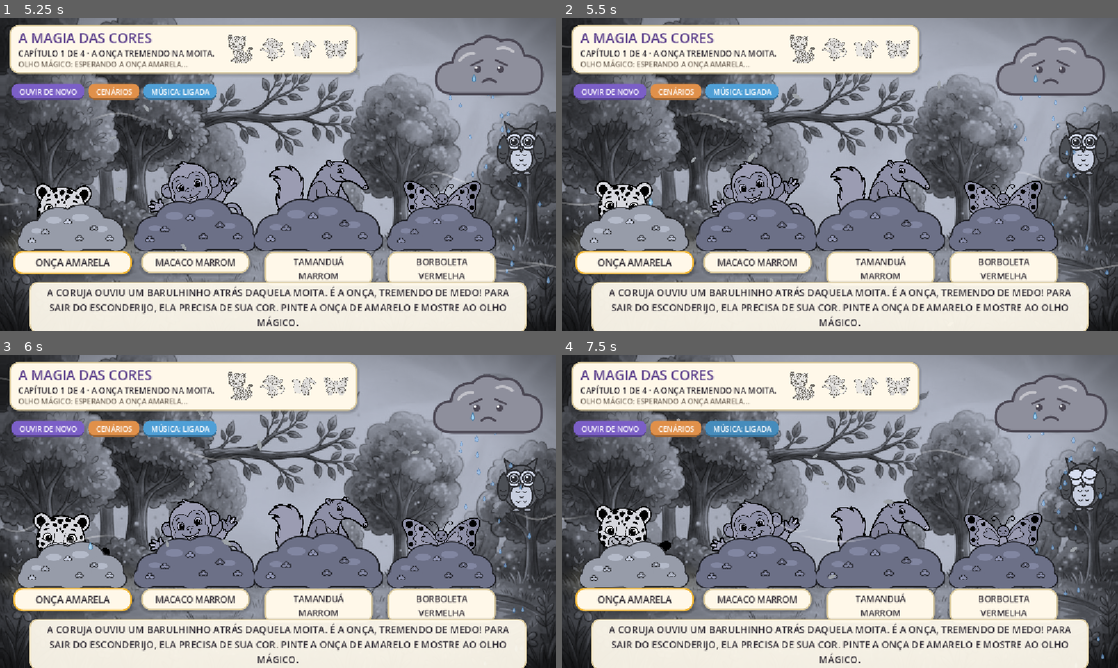
Above: before the commit, frames 1-4 (two rows, left to right).
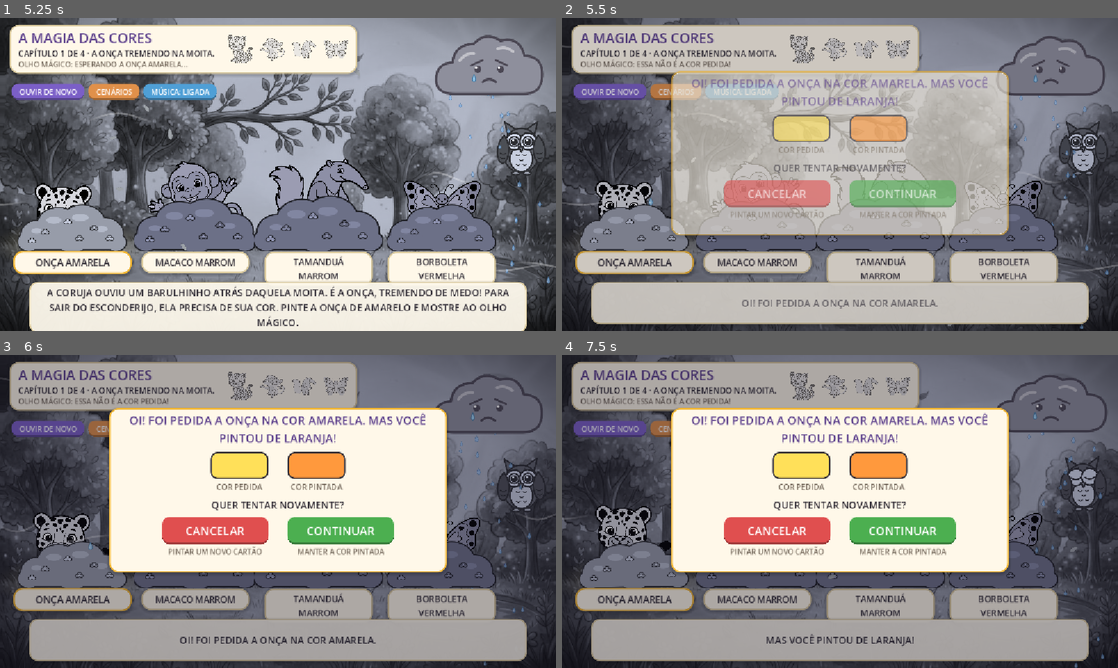
Above: after the commit, the same moments.

Repository: thnepomuceno/zoo
Game: Godot game, scene res://godot/scenes/menu.tscn
Two runs of this game, one before a commit and one after it. Both use one fixed random seed, a clock stepped at 60 frames per second and the inputs below.
Inputs (mouse positions are in pixels of both pictures, inside the frame that each line leads up to):
- Up to frame 1 (5.25 s): click "PINTURA COM CORES PREDEFINIDAS" at 0.5 s; click "VAMOS PINTAR!" at 1.25 s; tap Enter at 2, 2.1 s; move the mouse to (400, 158) at 2.02 s; hold Right 2.03-2.78 s; click (400, 158) at 2.17 s; tap Space at 2.27, 2.57, 3.02, 3.32, 4.52, 4.82 s; tap Keypad Enter at 2.3, 2.85 s; move the mouse to (166, 190) at 2.77 s; hold Left 2.78-3.53 s; click (166, 190) at 2.92 s; tap G at 3.05, 3.6 s; move the mouse to (333, 105) at 3.52 s; hold Right 3.53-5.03 s; click (333, 105) at 3.67 s; tap Backspace at 3.8, 4.35 s; move the mouse to (250, 237) at 4.27 s; click (250, 237) at 4.42 s; tap R at 4.55, 5.1 s; move the mouse to (444, 221) at 5.02 s; hold Left from 5.03 s (still down); click (444, 221) at 5.17 s
- Up to frame 2 (5.5 s): keep holding Left; tap Space at 5.27 s; tap J at 5.3 s
- Up to frame 3 (6 s): keep holding Left; tap Space at 5.57 s; move the mouse to (111, 464) at 5.77 s; tap J at 5.85 s; click (111, 464) at 5.92 s
- Up to frame 4 (7.5 s): tap Space at 6.02, 6.32 s; tap 1 at 6.05, 6.6 s; move the mouse to (867, 511) at 6.52 s; click (867, 511) at 6.67 s; tap 2 at 6.8, 7.35 s; move the mouse to (756, 433) at 7.27 s; release Left at 7.28 s; hold Right from 7.28 s (still down); click (756, 433) at 7.42 s

Frame 1 is identical in both runs. In frame 2, 74% of the frame differs, in the area x 0-100%, y 0-100%; in frame 3, 85%; in frame 4, 86%.

Commit message:
feat: aviso de cor diferente da pedida e atividade única pelo parâmetro
- Cores predefinidas: quando o cartão chega sem a cor pedida, a tela e a
  narração avisam ("Foi pedida a onça na cor amarela. Mas você pintou de
  azul!") e mostram a cor pedida e a pintada. CANCELAR (vermelho) descarta o
  cartão e espera um novo; CONTINUAR (verde) segue com a cor pintada, e a
  placa, a festa e a apresentação do nome deixam de citar a cor pedida.
  Tecla J simula um cartão com a cor errada.
- aplica.exe -1 (ou -2, -3, -4, --atividade=N, -fazenda) mostra só aquela
  atividade no carrossel; sem parâmetro, todas.
- 31 falas novas (errada_*, pintou_*) e os .import dos áudios.

Co-Authored-By: Claude Opus 5.5 <noreply@anthropic.com>

Diff:
--- a/godot/assets/narracao/roteiro.json
+++ b/godot/assets/narracao/roteiro.json
@@ -110,5 +110,36 @@
   "nomes_inicio": "Agora vamos dar um nome para cada amigo! Seja criativo, crie e escreva o nome com o teclado e aperte OK, ou a tecla Enter.",
   "nomes_proximo": "Que nome bonito! E este amigo aqui, qual será o seu nome?",
   "nomes_conhecer": "Que nomes lindos! Vamos conhecer nossos amigos.",
-  "nomes_fim": "Muito bem, pintores! Agora todos os amigos têm cor e nome. Até a próxima aventura!"
+  "nomes_fim": "Muito bem, pintores! Agora todos os amigos têm cor e nome. Até a próxima aventura!",
+  "errada_onca": "Oi! Foi pedida a onça na cor amarela.",
+  "errada_macaco": "Oi! Foi pedido o macaco na cor marrom.",
+  "errada_tamandua": "Oi! Foi pedido o tamanduá na cor marrom.",
+  "errada_borboleta": "Oi! Foi pedida a borboleta na cor vermelha.",
+  "errada_cavalo": "Oi! Foi pedido o cavalo na cor marrom.",
+  "errada_porco": "Oi! Foi pedido o porco na cor rosa.",
+  "errada_pato": "Oi! Foi pedido o pato na cor amarela.",
+  "errada_galinha": "Oi! Foi pedida a galinha na cor laranja.",
+  "errada_sapo": "Oi! Foi pedido o sapo na cor verde.",
+  "errada_peixe_lagoa": "Oi! Foi pedido o peixe na cor azul.",
+  "errada_capivara": "Oi! Foi pedida a capivara na cor marrom.",
+  "errada_cobra": "Oi! Foi pedida a cobra na cor amarela.",
+  "errada_baleia": "Oi! Foi pedida a baleia na cor azul.",
+  "errada_peixe_mar": "Oi! Foi pedido o peixe na cor laranja.",
+  "errada_tartaruga": "Oi! Foi pedida a tartaruga na cor verde.",
+  "errada_boto": "Oi! Foi pedido o boto na cor rosa.",
+  "pintou_bege": "Mas você pintou de bege!",
+  "pintou_amarelo": "Mas você pintou de amarelo!",
+  "pintou_laranja": "Mas você pintou de laranja!",
+  "pintou_verde": "Mas você pintou de verde!",
+  "pintou_azul": "Mas você pintou de azul!",
+  "pintou_marrom": "Mas você pintou de marrom!",
+  "pintou_rosa": "Mas você pintou de rosa!",
+  "pintou_roxo": "Mas você pintou de roxo!",
+  "pintou_vermelho": "Mas você pintou de vermelho!",
+  "pintou_branco": "Mas você pintou de branco!",
+  "pintou_preto": "Mas você pintou de preto!",
+  "pintou_cinza": "Mas você pintou de cinza!",
+  "errada_pergunta": "Quer tentar novamente? Se sim, clique no botão vermelho e utilize um novo cartão em branco, pintando na cor sugerida. Se quer manter a cor pintada, clique no botão verde!",
+  "errada_cancelar": "Tudo bem! Utilize um novo cartão em branco, pintando na cor sugerida, e mostre ao Olho Mágico.",
+  "errada_continuar": "Certo, vamos prosseguir com a cor que você escolheu!"
 }
--- a/godot/scenes/aventura.gd
+++ b/godot/scenes/aventura.gd
@@ -84,6 +84,17 @@
 var campo: LineEdit
 var seta: Node2D
 var pulo_seta: Tween
+
+# Cores predefinidas: quando o cartão chega com outra cor, pergunta se tenta de novo ou continua.
+signal escolheu(continuar: bool)
+var decidindo := false
+var recusados: Dictionary = {} # nome -> {"cores", "ate"}: cartão recusado, ignorado por alguns segundos
+var cor_trocada: Dictionary = {} # amigos que ficaram com uma cor diferente da pedida
+var painel_cor: Control
+var texto_cor: Label
+var amostra_pedida: Panel
+var amostra_pintada: Panel
+const IGNORAR_RECUSADO := 6000 # ms
 
 func _ready() -> void:
 	for argumento in OS.get_cmdline_user_args():
@@ -119,8 +130,8 @@
 		cenario = Cenarios.DADOS["floresta"]
 	nomes = cenario["nomes"]
 	# Cores livres: placas e falas só com o nome do animal, sem a cor.
-	rotulos = cenario["animais"] if Cenarios.cores_livres else cenario["rotulos"]
-	pedidos = cenario["pedidos_livres"] if Cenarios.cores_livres else cenario["pedidos"]
+	rotulos = (cenario["animais"] if Cenarios.cores_livres else cenario["rotulos"]).duplicate()
+	pedidos = (cenario["pedidos_livres"] if Cenarios.cores_livres else cenario["pedidos"]).duplicate()
 	cor_pedida = cenario["cor_pedida"]
 	titulos = cenario["capitulos"]
 	total = nomes.size()
@@ -335,6 +346,7 @@
 
 	montar_introducao(tela)
 	montar_nomes(tela)
+	montar_cor_errada(tela)
 
 func montar_introducao(tela: CanvasLayer) -> void:
 	introducao = Control.new()
@@ -423,6 +435,22 @@
 		get_viewport().set_input_as_handled()
 		voltar_ao_menu()
 		return
+	if decidindo and evento is InputEventKey and evento.pressed and not evento.echo:
+		# Botão verde (Enter ou G) continua; botão vermelho (Backspace ou R) tenta de novo.
+		if evento.keycode in [KEY_ENTER, KEY_KP_ENTER, KEY_G]:
+			get_viewport().set_input_as_handled()
+			escolheu.emit(true)
+		elif evento.keycode in [KEY_BACKSPACE, KEY_R]:
+			get_viewport().set_input_as_handled()
+			escolheu.emit(false)
+		return
+	if evento is InputEventKey and evento.pressed and not evento.echo and evento.keycode == KEY_J:
+		# Tecla J: simula um cartão pintado com a cor errada (só nas cores predefinidas).
+		get_viewport().set_input_as_handled()
+		if iniciada and not animando and etapa < total and not Cenarios.cores_livres:
+			var outras: Array = CORES.keys().filter(func(c): return c != cor_pedida[etapa])
+			processar_animais([{"nome": nomes[etapa], "cores": [outras.pick_random()]}])
+		return
 	if not (evento is InputEventKey and evento.pressed and not evento.echo and evento.keycode == KEY_K):
 		return
 	get_viewport().set_input_as_handled()
@@ -512,6 +540,9 @@
 		var nome: String = nomes[etapa]
 		var cores: Array = pendentes[nome]
 		pendentes.erase(nome)
+		if not cor_certa(etapa, cores) and not await confirmar_cor(etapa, cores):
+			continue # cartão recusado: espera o novo (que pode já ter chegado)
+		pendentes.erase(nome) # repetições do mesmo cartão que chegaram durante a pergunta
 		pintados[nome] = cores
 		status.text = "Olho Mágico: achei o cartão! Lá vem a cor..."
 		await transformar(nome, cores)
@@ -519,14 +550,14 @@
 		aplicar_clima(etapa, 2.5)
 		atualizar_capitulo()
 		if etapa == total:
-			narrador.falar(["festa_" + nome] + cenario["final"])
+			narrador.falar([festa(nome)] + cenario["final"])
 			grande_final()
 			preparar_nomes()
 		elif pendentes.has(nomes[etapa]):
-			narrador.falar(["festa_" + nome])
+			narrador.falar([festa(nome)])
 			await esperar_narrador(12.0)
 		else:
-			narrador.falar(["festa_" + nome, "cap_" + nomes[etapa]])
+			narrador.falar([festa(nome), "cap_" + nomes[etapa]])
 	animando = false
 
 func esperar_narrador(limite: float) -> void:
@@ -688,12 +719,18 @@
 			# Repintou um amigo que já tinha cor: nova explosão, mais rápida.
 			if pintados[nome] != cores and not animais[nome].animando:
 				pintados[nome] = cores
+				var i := nomes.find(nome)
+				if not cor_certa(i, cores):
+					marcar_cor_trocada(i)
 				var lista: Array = []
 				for c in cores:
 					lista.append(Color(CORES[c]))
 				magia.play()
 				animais[nome].colorir(lista, true)
 		else:
+			var recusado: Dictionary = recusados.get(nome, {})
+			if recusado.get("cores", []) == cores and Time.get_ticks_msec() < recusado["ate"]:
+				continue # o mesmo cartão recusado ainda na frente da câmera
 			pendentes[nome] = cores
 	avancar_pendentes()
 
@@ -879,3 +916,124 @@
 func frase_nome(i: int) -> String:
 	var quem: String = pedidos[i]
 	return "%s%s se chama %s!" % [quem.left(1).to_upper(), quem.substr(1), nomes_dados[i].capitalize()]
+
+# ---------------------------------------------------------------- cor diferente da pedida
+
+## Nas cores predefinidas, o cartão vale se a cor pedida aparece nele.
+## Com cores livres, qualquer cor vale.
+func cor_certa(i: int, cores: Array) -> bool:
+	return Cenarios.cores_livres or cor_pedida[i] in cores
+
+## Festa do amigo; se ele ficou com outra cor, a versão que não fala a cor.
+func festa(nome: String) -> String:
+	if cor_trocada.has(nome) and narrador.textos.has("festa_%s_livre" % nome):
+		return "festa_%s_livre" % nome
+	return "festa_" + nome
+
+## O amigo i ficou com outra cor: a placa e a apresentação do nome deixam de dizer a cor pedida.
+func marcar_cor_trocada(i: int) -> void:
+	cor_trocada[nomes[i]] = true
+	rotulos[i] = cenario["animais"][i]
+	pedidos[i] = cenario["pedidos_livres"][i]
+	if i >= nomes_dados.size(): # ainda sem nome escrito na placa
+		nomes_placas[i].text = rotulos[i]
+
+func montar_cor_errada(tela: CanvasLayer) -> void:
+	painel_cor = Control.new()
+	painel_cor.set_anchors_preset(Control.PRESET_FULL_RECT)
+	painel_cor.hide()
+	tela.add_child(painel_cor)
+	var escuro := ColorRect.new()
+	escuro.color = Color(0.08, 0.07, 0.14, 0.35)
+	escuro.set_anchors_preset(Control.PRESET_FULL_RECT)
+	painel_cor.add_child(escuro)
+	var caixa := painel(Color("#fff8e9"), Color("#f2b632"))
+	caixa.position = Vector2(226, 110)
+	caixa.size = Vector2(700, 340)
+	painel_cor.add_child(caixa)
+	var coluna := VBoxContainer.new()
+	coluna.add_theme_constant_override("separation", 12)
+	caixa.add_child(coluna)
+	texto_cor = rotulo("", 24, Color("#5b3f8c"))
+	texto_cor.horizontal_alignment = HORIZONTAL_ALIGNMENT_CENTER
+	coluna.add_child(texto_cor)
+
+	# As duas cores lado a lado: a pedida e a pintada.
+	var amostras := HBoxContainer.new()
+	amostras.alignment = BoxContainer.ALIGNMENT_CENTER
+	amostras.add_theme_constant_override("separation", 40)
+	coluna.add_child(amostras)
+	for pedida in [true, false]:
+		var bloco := VBoxContainer.new()
+		var amostra := Panel.new()
+		amostra.custom_minimum_size = Vector2(120, 56)
+		amostra.size_flags_horizontal = Control.SIZE_SHRINK_CENTER
+		bloco.add_child(amostra)
+		var legenda_amostra := rotulo("Cor pedida" if pedida else "Cor pintada", 16, Color("#7a6f62"))
+		legenda_amostra.horizontal_alignment = HORIZONTAL_ALIGNMENT_CENTER
+		bloco.add_child(legenda_amostra)
+		amostras.add_child(bloco)
+		if pedida:
+			amostra_pedida = amostra
+		else:
+			amostra_pintada = amostra
+
+	var pergunta_cor := rotulo("Quer tentar novamente?", 20)
+	pergunta_cor.horizontal_alignment = HORIZONTAL_ALIGNMENT_CENTER
+	coluna.add_child(pergunta_cor)
+	var botoes := HBoxContainer.new()
+	botoes.alignment = BoxContainer.ALIGNMENT_CENTER
+	botoes.add_theme_constant_override("separation", 40)
+	coluna.add_child(botoes)
+	for continuar in [false, true]:
+		var bloco := VBoxContainer.new()
+		var b := botao("Continuar" if continuar else "Cancelar", Color("#4caf50") if continuar else Color("#e04f4f"), 24)
+		b.custom_minimum_size = Vector2(220, 56)
+		b.focus_mode = Control.FOCUS_NONE
+		b.pressed.connect(func(): escolheu.emit(continuar))
+		bloco.add_child(b)
+		var dica := rotulo("Manter a cor pintada" if continuar else "Pintar um novo cartão", 15, Color("#7a6f62"))
+		dica.horizontal_alignment = HORIZONTAL_ALIGNMENT_CENTER
+		bloco.add_child(dica)
+		botoes.add_child(bloco)
+
+func pintar_amostra(amostra: Panel, cor: String) -> void:
+	var e := StyleBoxFlat.new()
+	e.bg_color = Color(CORES[cor])
+	e.border_color = Color("#302c35")
+	e.set_border_width_all(3)
+	e.set_corner_radius_all(14)
+	amostra.add_theme_stylebox_override("panel", e)
+
+## Avisa que o amigo i veio com outra cor e espera o professor escolher.
+## Verdadeiro: continua com a cor pintada. Falso: o cartão é descartado e espera um novo.
+func confirmar_cor(i: int, cores: Array) -> bool:
+	var nome: String = nomes[i]
+	espera.stop()
+	texto_cor.text = "%s %s" % [narrador.texto("errada_" + nome), narrador.texto("pintou_" + cores[0])]
+	pintar_amostra(amostra_pedida, cor_pedida[i])
+	pintar_amostra(amostra_pintada, cores[0])
+	status.text = "Olho Mágico: essa não é a cor pedida!"
+	painel_cor.show()
+	painel_cor.modulate.a = 0.0
+	create_tween().tween_property(painel_cor, "modulate:a", 1.0, 0.3)
+	pop.play()
+	narrador.falar(["errada_" + nome, "pintou_" + cores[0], "errada_pergunta"])
+	decidindo = true
+	var continuar: bool = await escolheu
+	decidindo = false
+	pop.play()
+	var tw := create_tween()
+	tw.tween_property(painel_cor, "modulate:a", 0.0, 0.25)
+	tw.tween_callback(painel_cor.hide)
+	if continuar:
+		marcar_cor_trocada(i)
+		narrador.falar(["errada_continuar"])
+		await esperar_narrador(8.0)
+		return true
+	recusados[nome] = {"cores": cores, "ate": Time.get_ticks_msec() + IGNORAR_RECUSADO}
+	if pendentes.get(nome, []) == cores:
+		pendentes.erase(nome) # a câmera mandou o mesmo cartão de novo enquanto esperava
+	atualizar_capitulo()
+	narrador.falar(["errada_cancelar"])
+	return false
--- a/godot/scenes/cenarios.gd
+++ b/godot/scenes/cenarios.gd
@@ -132,3 +132,18 @@
 
 static func atual() -> Dictionary:
 	return DADOS.get(escolhido, DADOS["floresta"])
+
+## Cenários que aparecem no carrossel (chaves de ORDEM).
+## Sem parâmetro, todos. Com o número da atividade (aplica.exe -1, ou -- -1 no editor),
+## só aquela; também aceita --atividade=1 ou o nome, como -fazenda.
+static func liberados() -> Array:
+	var args := OS.get_cmdline_args() + OS.get_cmdline_user_args()
+	for argumento in args:
+		if not str(argumento).begins_with("-"):
+			continue # valores soltos de outros parâmetros do Godot
+		var valor := str(argumento).trim_prefix("--atividade=").lstrip("-").to_lower()
+		if valor.is_valid_int() and int(valor) >= 1 and int(valor) <= ORDEM.size():
+			return [ORDEM[int(valor) - 1]]
+		if valor in ORDEM and DADOS[valor].get("pronto", false):
+			return [valor]
+	return ORDEM
--- a/godot/scenes/menu.gd
+++ b/godot/scenes/menu.gd
@@ -3,6 +3,7 @@
 ## Setas (ou ← →) trocam o cenário. O professor escolhe o modo de pintura, que abre a aventura:
 ## "Cores predefinidas" (Enter ou P) ou "Cores livres" (L).
 ## Um cenário com "pronto": false aparece como "Em breve".
+## Com aplica.exe -1 (ou -2, -3, -4) o carrossel mostra só aquela atividade (Cenarios.liberados).
 
 const Cenarios := preload("res://godot/scenes/cenarios.gd")
 const SHADER_DESBOTAR := preload("res://godot/shaders/desbotar.gdshader")
@@ -12,6 +13,7 @@
 const CENTRO := Vector2(576, 330)
 
 var selecionado := 0
+var lista: Array = [] # chaves dos cenários mostrados, na ordem do carrossel
 var cartoes: Array[PanelContainer] = []
 var pontos: Array[Panel] = []
 var fundo: TextureRect
@@ -22,7 +24,8 @@
 
 func _ready() -> void:
 	set_anchors_preset(Control.PRESET_FULL_RECT)
-	selecionado = maxi(Cenarios.ORDEM.find(Cenarios.escolhido), 0)
+	lista = Cenarios.liberados()
+	selecionado = maxi(lista.find(Cenarios.escolhido), 0)
 
 	fundo = TextureRect.new()
 	fundo.set_anchors_preset(Control.PRESET_FULL_RECT)
@@ -52,7 +55,7 @@
 	sub.add_theme_constant_override("outline_size", 6)
 	add_child(sub)
 
-	for i in Cenarios.ORDEM.size():
+	for i in lista.size():
 		var cartao := montar_cartao(i)
 		add_child(cartao)
 		cartoes.append(cartao)
@@ -62,13 +65,15 @@
 		seta.custom_minimum_size = Vector2(64, 64)
 		seta.position = Vector2(CENTRO.x + lado * 380 - 32, 540)
 		seta.pressed.connect(mudar.bind(lado))
+		seta.visible = lista.size() > 1
 		add_child(seta)
 
 	var linha := HBoxContainer.new()
 	linha.add_theme_constant_override("separation", 12)
-	linha.position = Vector2(CENTRO.x - (Cenarios.ORDEM.size() * 22 - 12) / 2.0, 506)
+	linha.position = Vector2(CENTRO.x - (lista.size() * 22 - 12) / 2.0, 506)
+	linha.visible = lista.size() > 1
 	add_child(linha)
-	for i in Cenarios.ORDEM.size():
+	for i in lista.size():
 		var ponto := Panel.new()
 		ponto.custom_minimum_size = Vector2(10, 10)
 		linha.add_child(ponto)
@@ -108,7 +113,7 @@
 	arrumar(0.0)
 
 func dados(i: int) -> Dictionary:
-	return Cenarios.DADOS[Cenarios.ORDEM[i]]
+	return Cenarios.DADOS[lista[i]]
 
 func montar_cartao(i: int) -> PanelContainer:
 	var d := dados(i)
@@ -153,7 +158,7 @@
 		breve.vertical_alignment = VERTICAL_ALIGNMENT_CENTER
 		vazio.add_child(breve)
 		coluna.add_child(vazio)
-	var nome := rotulo("%d · %s" % [i + 1, d["titulo"]], 26, Color("#5b3f8c"))
+	var nome := rotulo("%d · %s" % [Cenarios.ORDEM.find(lista[i]) + 1, d["titulo"]], 26, Color("#5b3f8c"))
 	coluna.add_child(nome)
 	return cartao
 
@@ -237,7 +242,7 @@
 func abrir(livre: bool = false) -> void:
 	if not dados(selecionado).get("pronto", false):
 		return
-	Cenarios.escolhido = Cenarios.ORDEM[selecionado]
+	Cenarios.escolhido = lista[selecionado]
 	Cenarios.cores_livres = livre
 	get_tree().change_scene_to_file(AVENTURA)
 
@@ -257,4 +262,6 @@
 		KEY_L:
 			abrir(true)
 		KEY_1, KEY_2, KEY_3, KEY_4:
-			mudar(evento.keycode - KEY_1 - selecionado)
+			var alvo := lista.find(Cenarios.ORDEM[evento.keycode - KEY_1])
+			if alvo >= 0:
+				mudar(alvo - selecionado)
Not shown, added: godot/assets/narracao/cap_baleia_livre.mp3.import
Not shown, added: godot/assets/narracao/cap_borboleta_livre.mp3.import
Not shown, added: godot/assets/narracao/cap_boto_livre.mp3.import
Not shown, added: godot/assets/narracao/cap_capivara_livre.mp3.import
Not shown, added: godot/assets/narracao/cap_cavalo_livre.mp3.import
Not shown, added: godot/assets/narracao/cap_cobra_livre.mp3.import
Not shown, added: godot/assets/narracao/cap_galinha_livre.mp3.import
Not shown, added: godot/assets/narracao/cap_macaco_livre.mp3.import
Not shown, added: godot/assets/narracao/cap_onca_livre.mp3.import
Not shown, added: godot/assets/narracao/cap_pato_livre.mp3.import
Not shown, added: godot/assets/narracao/cap_peixe_lagoa_livre.mp3.import
Not shown, added: godot/assets/narracao/cap_peixe_mar_livre.mp3.import
(and 90 more such lines)
